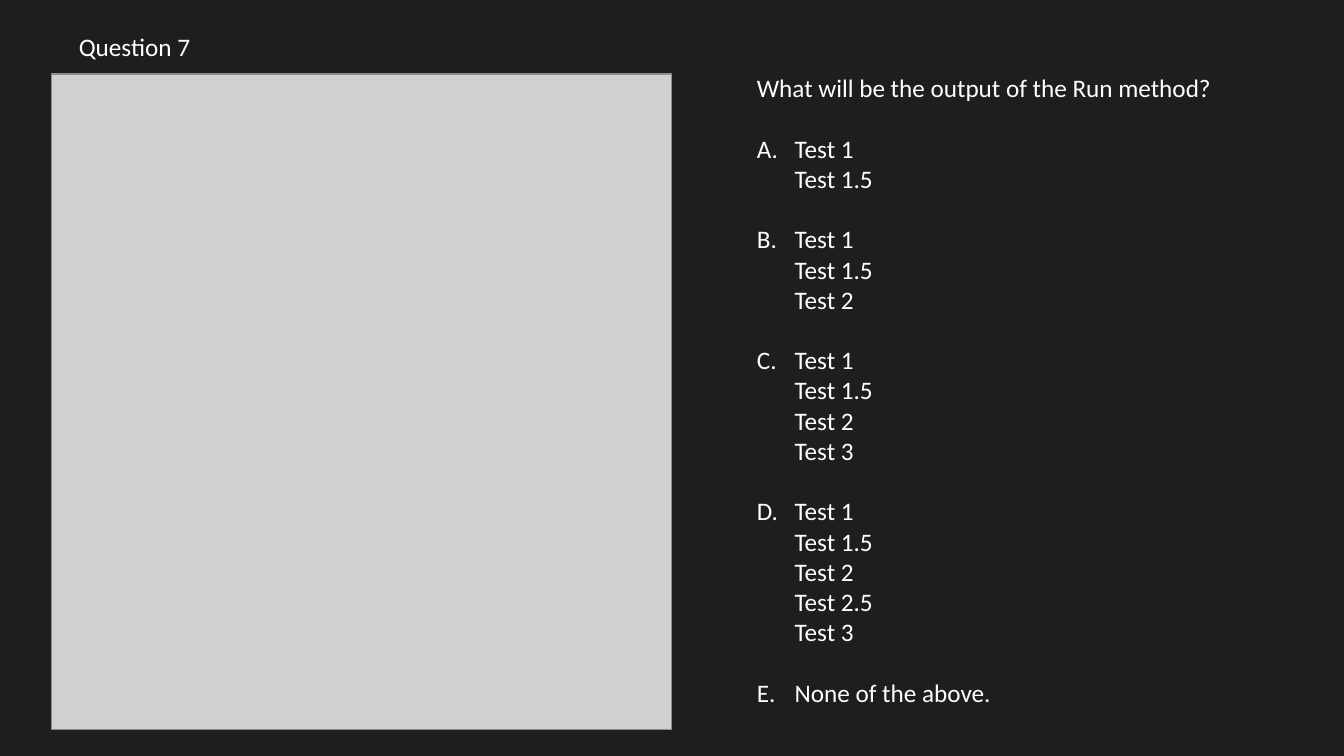
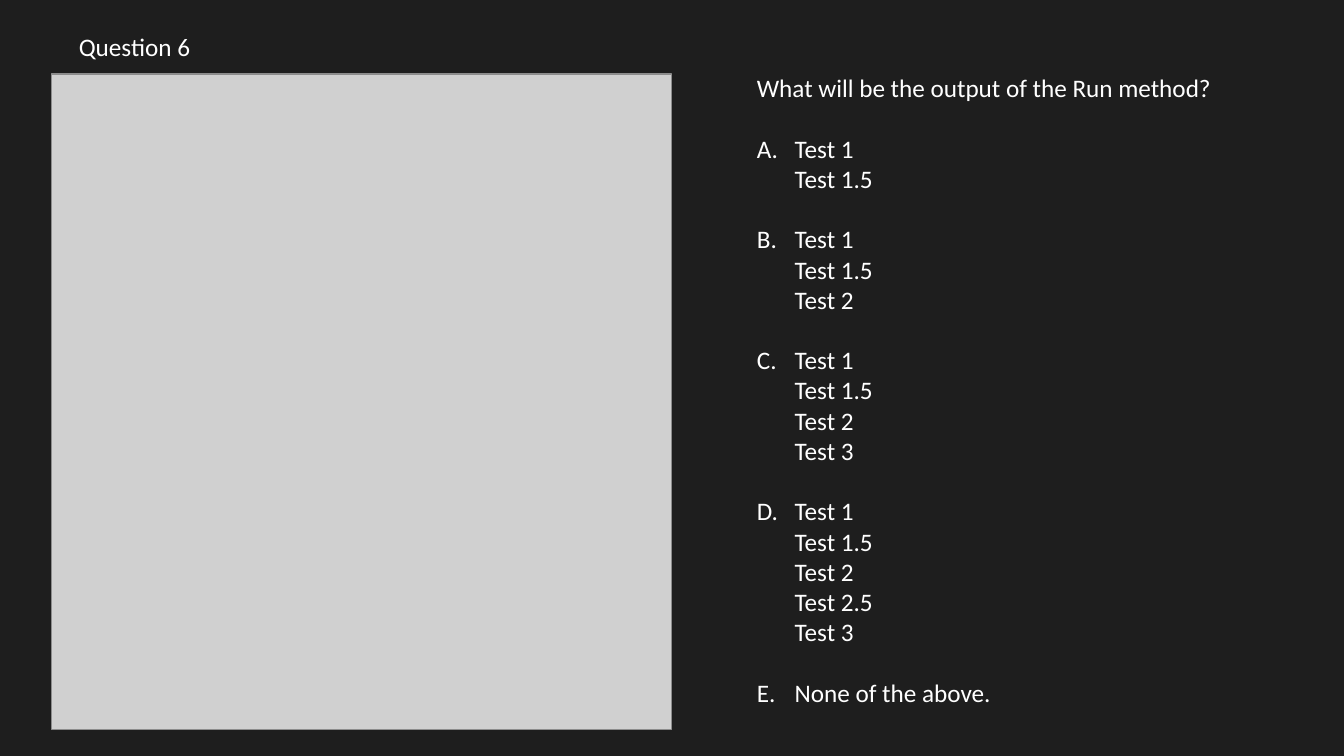
Before and after one commit to JoshKain/AsyncAwaitQuiz, a slide deck: slide 7 of Quiz PowerPoint.pptx (slide 8 before the commit). Drawn at 1344x756 pixels with LibreOffice and Linux fonts; fonts in the diff are those of the drawing; grey boxes stand for pictures. Boxes give left, top, right and bottom in pixels: in the first picture for what was removed or moved away, otherwise in the second. Text is boxed around its words. In the diff, an @@ line names an element or a change of style, - is before the commit and + after.

```diff
--- a/Quiz PowerPoint.pptx
+++ b/Quiz PowerPoint.pptx
@@ text at (79,38,190,60): text changed @@
-Question 7
+Question 6
```
Also in this commit, not shown: 8 other slides changed, 19 slides added, 14 other files.
